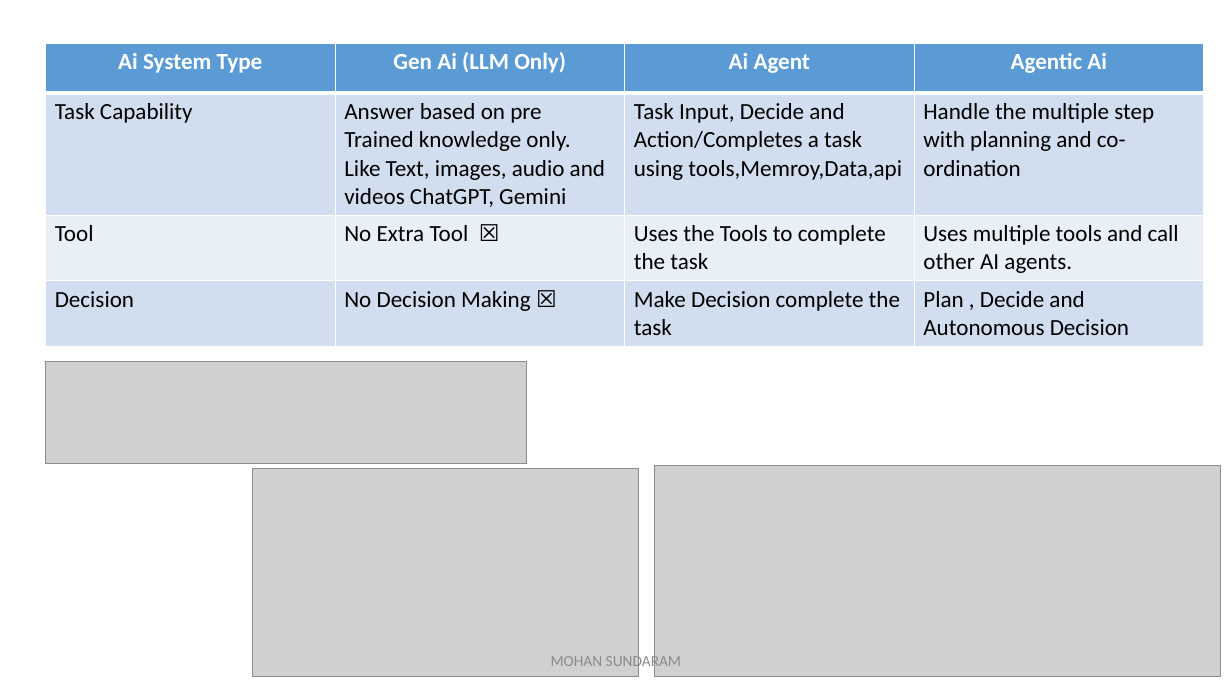
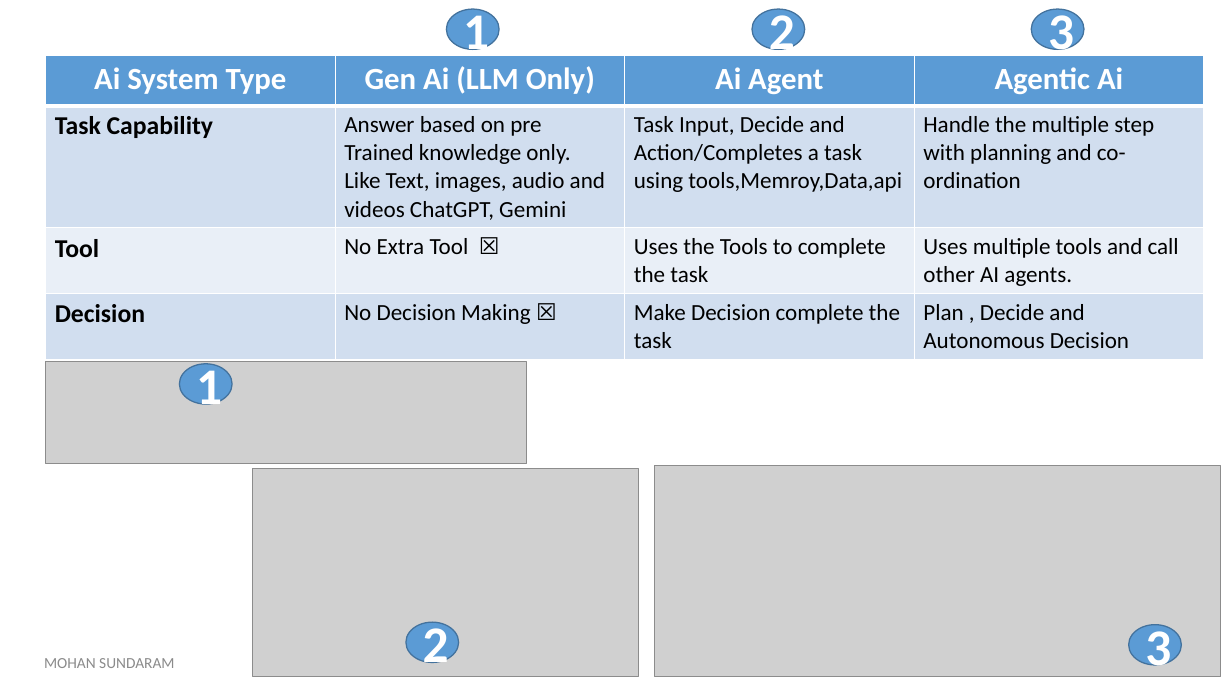
Before and after one commit to mohan4295work/Doc, a slide deck: slide 5 of Artificial Intelligence.pptx (slide 3 before the commit). Drawn at 1232x693 pixels with LibreOffice and Linux fonts; fonts in the diff are those of the drawing; grey boxes stand for pictures. Boxes give left, top, right and bottom in pixels: in the first picture for what was removed or moved away, otherwise in the second. Text is boxed around its words. In the diff, an @@ line names an element or a change of style, - is before the commit and + after.

```diff
--- a/Artificial Intelligence.pptx
+++ b/Artificial Intelligence.pptx
@@ ellipse added at (x1=446, y1=9, x2=499, y2=50), fill #5B9BD5, outline #43739E 1 pt, 40 pt, text #FFFFFF, bold @@
+1
@@ ellipse added at (x1=752, y1=9, x2=805, y2=50), fill #5B9BD5, outline #43739E 1 pt, 40 pt, text #FFFFFF, bold @@
+2
@@ ellipse added at (x1=1031, y1=9, x2=1084, y2=50), fill #5B9BD5, outline #43739E 1 pt, 40 pt, text #FFFFFF, bold @@
+3
@@ table at (x1=45, y1=55, x2=1202, y2=355) @@
@@ size 18 to 24 pt in "Ai System Type", "Gen Ai (LLM Only)", "Ai Agent", "Agentic Ai" @@
@@ size 18 to 20 pt, bold on in "Task Capability", "Tool", "Decision" @@
@@ table moved from (x1=45, y1=43, x2=1202, y2=342) to (x1=45, y1=55, x2=1202, y2=355) @@
@@ ellipse added at (x1=179, y1=364, x2=232, y2=405), fill #5B9BD5, outline #43739E 1 pt, 40 pt, text #FFFFFF, bold @@
+1
@@ ellipse added at (x1=406, y1=622, x2=458, y2=663), fill #5B9BD5, outline #43739E 1 pt, 40 pt, text #FFFFFF, bold @@
+2
@@ ellipse added at (x1=1128, y1=625, x2=1181, y2=665), fill #5B9BD5, outline #43739E 1 pt, 40 pt, text #FFFFFF, bold @@
+3
@@ text "MOHAN SUNDARAM" rewrapped from (x1=551, y1=653, x2=681, y2=671) to (x1=44, y1=658, x2=174, y2=668) @@
```
Also in this commit, not shown: 5 other slides changed, 7 slides added, 1 slide removed.
